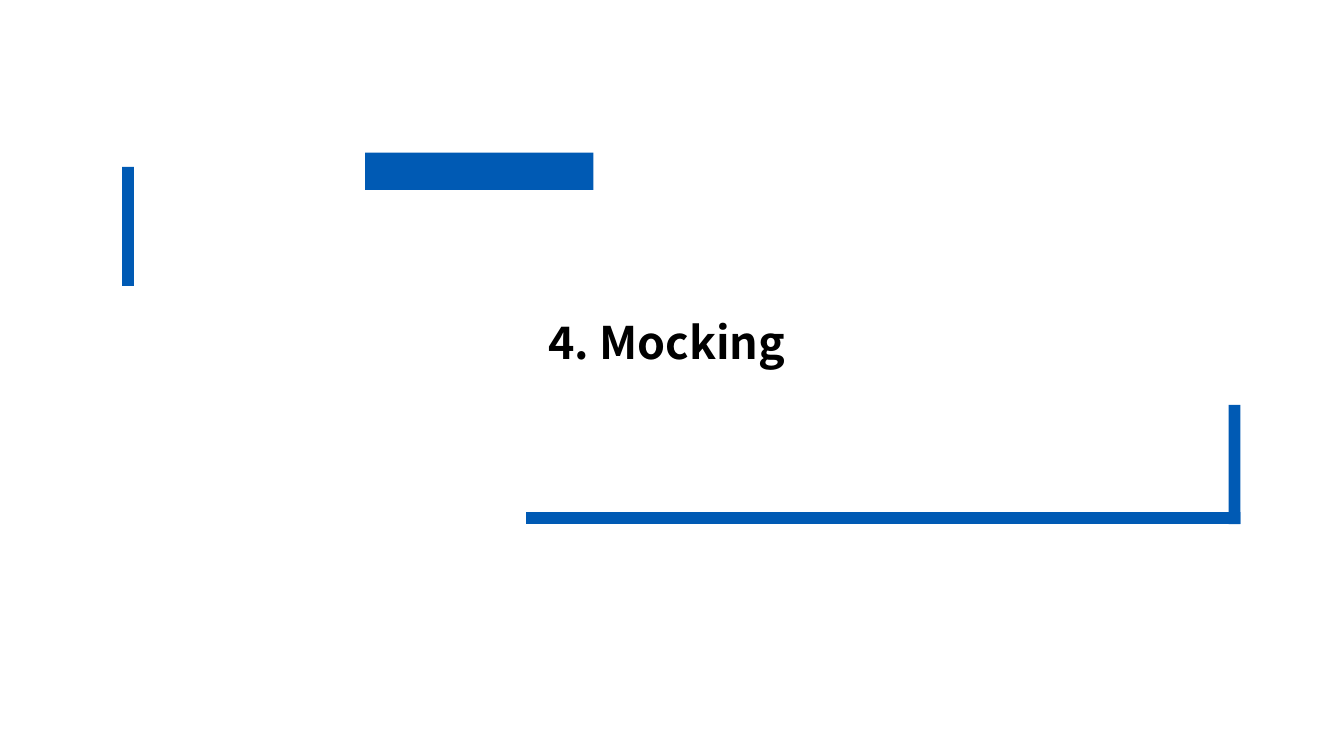
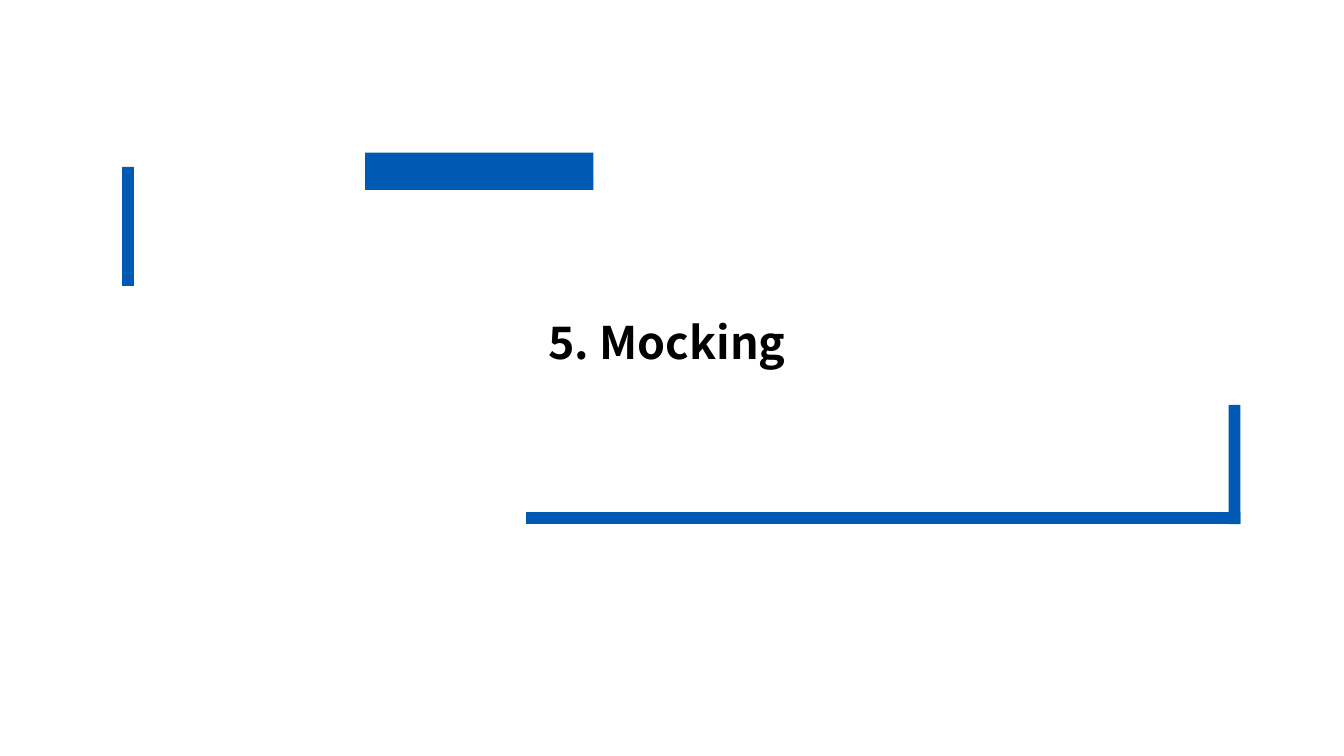
Before and after one commit to sunw-moon-9136/ssd-accept-all, a slide deck: slide 18 of presentation/25_CRA_5차_JAVA_A조.pptx (slide 17 before the commit). Drawn at 1344x756 pixels with LibreOffice and Linux fonts; fonts in the diff are those of the drawing. Boxes give left, top, right and bottom in pixels: in the first picture for what was removed or moved away, otherwise in the second. Text is boxed around its words. In the diff, an @@ line names an element or a change of style, - is before the commit and + after.

```diff
--- a/presentation/25_CRA_5차_JAVA_A조.pptx
+++ b/presentation/25_CRA_5차_JAVA_A조.pptx
@@ text at (x1=548, y1=322, x2=785, y2=370): text changed @@
-4. Mocking
+5. Mocking
```
Also in this commit, not shown: 6 other slides changed, 1 slide added.
